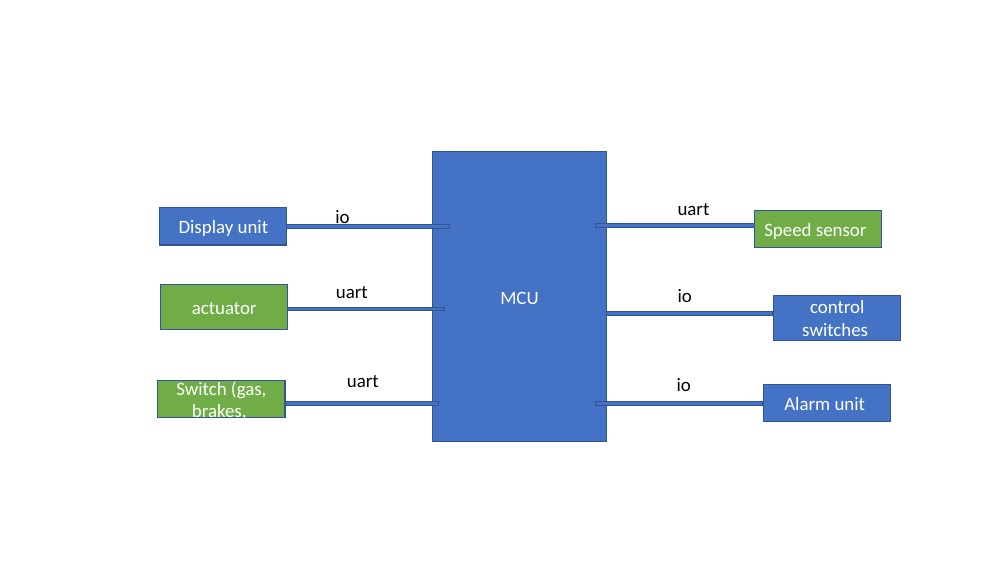
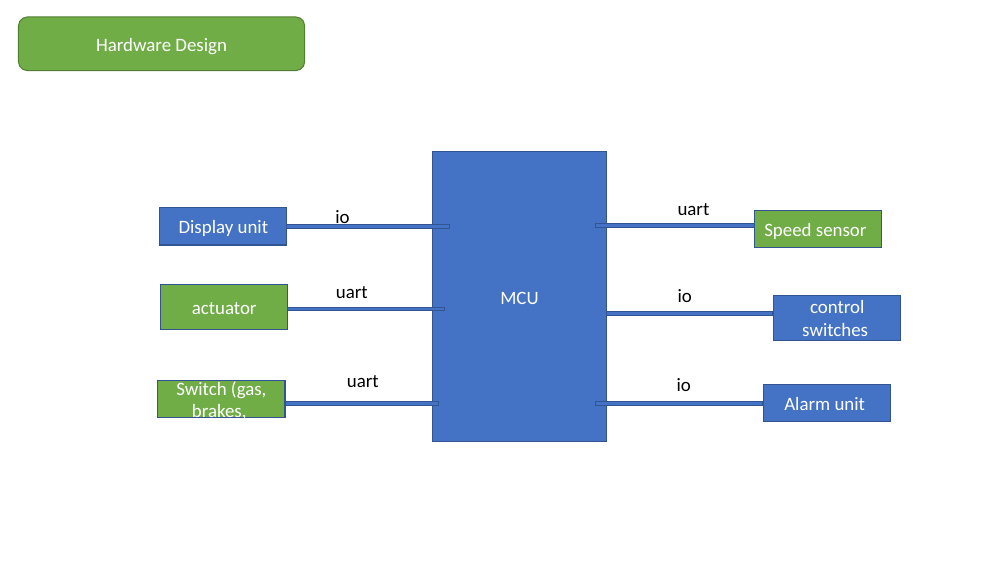
Before and after one commit to Mostafa-Farghly/Speed-Limiter-and-Cruise-Control, a slide deck: slide 3 of DesignDocuments/Design.pptx (slide 2 before the commit). Drawn at 1008x567 pixels with LibreOffice and Linux fonts; fonts in the diff are those of the drawing. Boxes give left, top, right and bottom in pixels: in the first picture for what was removed or moved away, otherwise in the second. Text is boxed around its words. In the diff, an @@ line names an element or a change of style, - is before the commit and + after.

Commit message:
Complete design documents

```diff
--- a/DesignDocuments/Design.pptx
+++ b/DesignDocuments/Design.pptx
@@ rounded rectangle added at (x1=18, y1=17, x2=305, y2=70), fill #70AD47, outline #538035 1 pt, 18 pt, text #FFFFFF @@
+Hardware Design
```
Also in this commit, not shown: 2 other slides changed, 2 slides added, 1 other file.
